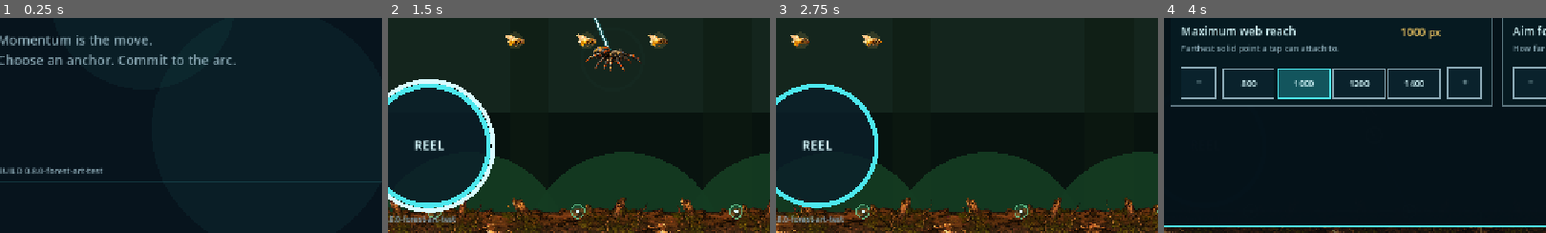
Above: before the commit, frames 1-4 (left to right).
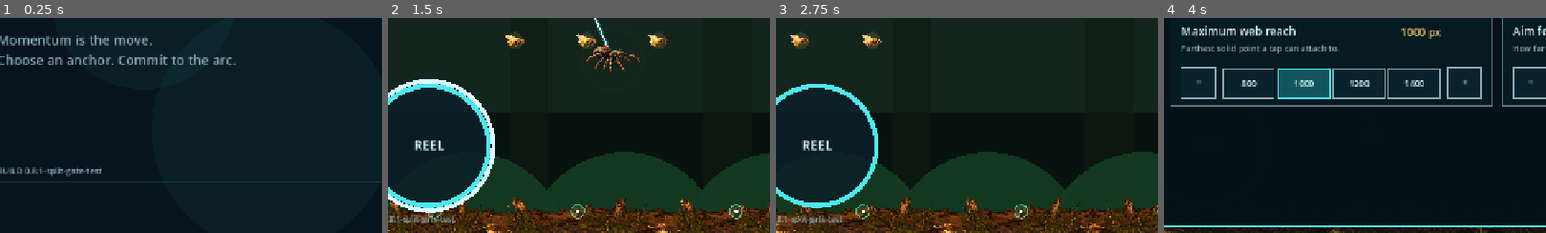
Above: after the commit, the same moments.

Repository: menno420/spider-swing
Game: Godot game, scene res://game/bootstrap/main.tscn
The game is run twice, just before and just after one commit, with the same random seed, the same clock (stepped at 60 frames per second) and the same inputs.
Inputs (mouse positions are % of the whole screen's width and height, from its top left):
- Up to frame 1 (0.25 s): no input
- Up to frame 2 (1.5 s): click "PLAY" at 0.5 s; click (12, 80) at 1.25 s
- Up to frame 3 (2.75 s): click (88, 80) at 2 s
- Up to frame 4 (4 s): click (94, 7) at 2.75 s; click (50, 50) at 3.5 s
The pictures show only the part of the screen within x 6-56%, y 50-100%; the shares and areas given below are measured in that part.

The runs differ from the first frame. In frame 1, 0.3% of the frame differs, in the area x 10-27%, y 69-74%; in frame 2, 0.3%, in the area x 2-18%, y 91-96%; in frame 3, 0.3%; in frame 4, less than 0.1%.

Commit message:
Make root gate route traversable

Diff:
--- a/game/application/course_stream.gd
+++ b/game/application/course_stream.gd
@@ -328,7 +328,7 @@
 				105.0 * _floating_obstacle_scale,
 				165.0 * _floating_obstacle_scale)
 		3:
-			_append_broken_pot_gate(result, start_x + 690.0, 370.0)
+			_append_split_root_gate(result, start_x + 690.0, 370.0)
 		4:
 			_append_vine_fork(
 				result, start_x + 650.0, floor_y,
@@ -347,7 +347,7 @@
 				result, start_x + 815.0, ceiling_y, true,
 				_floating_obstacle_scale)
 		_:
-			_append_broken_pot_gate(result, start_x + 700.0, 350.0)
+			_append_split_root_gate(result, start_x + 700.0, 350.0)
 
 
 func _append_creator_challenge(
@@ -373,7 +373,7 @@
 				235.0 * _floating_obstacle_scale,
 				195.0 * _floating_obstacle_scale)
 		&"gate":
-			_append_broken_pot_gate(result, start_x + 690.0, 370.0)
+			_append_split_root_gate(result, start_x + 690.0, 370.0)
 		_:
 			pass
 
@@ -540,44 +540,36 @@
 	]))
 
 
-func _append_broken_pot_gate(
+func _append_split_root_gate(
 	result: CourseGeometry,
 	center_x: float,
 	center_y: float,
 ) -> void:
 	var outer_x := 105.0 * _floating_obstacle_scale
 	var outer_y := 126.0 * _floating_obstacle_scale
-	var opening_x := 48.0 * _floating_obstacle_scale * _gate_opening_scale
+	var inner_x := 48.0 * _floating_obstacle_scale
 	var opening_y := 57.0 * _floating_obstacle_scale * _gate_opening_scale
 	var left := center_x - outer_x
 	var right := center_x + outer_x
 	var top := center_y - outer_y
 	var bottom := center_y + outer_y
-	var opening_left := center_x - opening_x
-	var opening_right := center_x + opening_x
+	var inner_left := center_x - inner_x
+	var inner_right := center_x + inner_x
 	var opening_top := center_y - opening_y
 	var opening_bottom := center_y + opening_y
+	# A side-scrolling route cannot enter a closed ring: its left or right wall
+	# must be crossed before the nominal centre hole is reachable. The gate is
+	# therefore authored as two disconnected arcs. The same opening_y value
+	# controls their collision edges and the fly route's real clearance.
 	result.obstacles.append(PackedVector2Array([
 		Vector2(left + 30.0, top),
 		Vector2(right - 24.0, top + 12.0),
-		Vector2(opening_right, opening_top),
-		Vector2(opening_left, opening_top),
+		Vector2(inner_right, opening_top),
+		Vector2(inner_left, opening_top),
 	]))
 	result.obstacles.append(PackedVector2Array([
-		Vector2(left, top + 38.0),
-		Vector2(opening_left, opening_top),
-		Vector2(opening_left, opening_bottom),
-		Vector2(left + 22.0, bottom - 20.0),
-	]))
-	result.obstacles.append(PackedVector2Array([
-		Vector2(opening_right, opening_top),
-		Vector2(right, top + 46.0),
-		Vector2(right - 16.0, bottom - 34.0),
-		Vector2(opening_right, opening_bottom),
-	]))
-	result.obstacles.append(PackedVector2Array([
-		Vector2(opening_left, opening_bottom),
-		Vector2(opening_right, opening_bottom),
+		Vector2(inner_left, opening_bottom),
+		Vector2(inner_right, opening_bottom),
 		Vector2(right - 32.0, bottom),
 		Vector2(left + 38.0, bottom - 10.0),
 	]))
--- a/game/domain/tuning_catalog.gd
+++ b/game/domain/tuning_catalog.gd
@@ -332,7 +332,7 @@
 		"id": &"gate_opening_size",
 		"category": CATEGORY_COURSE,
 		"label": "Gate opening size",
-		"help": "Extra clear space through the centre of broken-pot gates.",
+		"help": "Extra clear space between the upper and lower root-gate arcs.",
 		"format": &"percent",
 		"minimum": 0.80,
 		"maximum": 1.40,
--- a/game/presentation/scripts/art_asset_catalog.gd
+++ b/game/presentation/scripts/art_asset_catalog.gd
@@ -20,7 +20,7 @@
 	FOREST_HANGING_VINE:
 		"res://assets/runtime/forest-biome/hanging-thorn-vine.png",
 	FOREST_ROOT_GATE:
-		"res://assets/runtime/forest-biome/thorn-root-gate.png",
+		"res://assets/runtime/forest-biome/split-thorn-root-gate.png",
 	CLASSIC_SPIDER:
 		"res://assets/runtime/characters/classic-garden-spider.png",
 	GOLDEN_FLY:
--- a/game/presentation/scripts/front_end.gd
+++ b/game/presentation/scripts/front_end.gd
@@ -738,7 +738,7 @@
 		&"vine":
 			return "VINE FORK"
 		&"gate":
-			return "POT GATE"
+			return "SPLIT ROOT GATE"
 		_:
 			return "EMPTY"
 
--- a/game/presentation/scripts/swing_lab.gd
+++ b/game/presentation/scripts/swing_lab.gd
@@ -21,6 +21,8 @@
 const FOREST_BRANCH_HEIGHT := 122.0
 const FOREST_BRANCH_BASELINE := 94.0
 const FOREST_OBSTACLE_SHADOW := Color(0.055, 0.035, 0.018, 0.92)
+const FOREST_GATE_UPPER_SOURCE := Rect2(6.0, 3.0, 377.0, 186.0)
+const FOREST_GATE_LOWER_SOURCE := Rect2(2.0, 357.0, 373.0, 153.0)
 
 var _snapshot: SimulationSnapshot
 var _camera_x: float = 0.0
@@ -309,7 +311,7 @@
 	while obstacle_index < _snapshot.obstacles.size():
 		if _uses_forest_art() and _is_forest_gate_group(obstacle_index):
 			_draw_forest_gate(obstacle_index, size)
-			obstacle_index += 4
+			obstacle_index += 2
 			continue
 		var obstacle: PackedVector2Array = _snapshot.obstacles[obstacle_index]
 		var screen_obstacle := _polygon_to_screen(obstacle)
@@ -469,7 +471,7 @@
 func _draw_forest_gate(first_index: int, viewport_size: Vector2) -> void:
 	var union_bounds := Rect2()
 	var screen_polygons: Array[PackedVector2Array] = []
-	for offset in range(4):
+	for offset in range(2):
 		var polygon := _polygon_to_screen(
 			_snapshot.obstacles[first_index + offset],
 		)
@@ -483,7 +485,16 @@
 		draw_colored_polygon(polygon, FOREST_OBSTACLE_SHADOW)
 	var texture := _art_texture(ArtAssetCatalog.FOREST_ROOT_GATE)
 	if texture != null:
-		_draw_texture_fitted(texture, union_bounds.grow(5.0))
+		draw_texture_rect_region(
+			texture,
+			_polygon_bounds(screen_polygons[0]),
+			FOREST_GATE_UPPER_SOURCE,
+		)
+		draw_texture_rect_region(
+			texture,
+			_polygon_bounds(screen_polygons[1]),
+			FOREST_GATE_LOWER_SOURCE,
+		)
 	if _snapshot.debug_visible:
 		var color := _environment_theme()["lethal_edge"] as Color
 		for polygon: PackedVector2Array in screen_polygons:
@@ -491,22 +502,22 @@
 
 
 func _is_forest_gate_group(first_index: int) -> bool:
-	if first_index + 3 >= _snapshot.obstacles.size():
+	if first_index + 1 >= _snapshot.obstacles.size():
 		return false
-	var union_bounds := Rect2()
-	var horizontal_pieces := 0
-	for offset in range(4):
-		var polygon: PackedVector2Array = _snapshot.obstacles[
-			first_index + offset
-		]
-		if polygon.size() != 4:
-			return false
-		var bounds := _polygon_bounds(polygon)
-		union_bounds = bounds if offset == 0 else union_bounds.merge(bounds)
-		if bounds.size.x >= bounds.size.y:
-			horizontal_pieces += 1
-	return horizontal_pieces == 2 and \
-		union_bounds.size.x >= 140.0 and union_bounds.size.x <= 300.0 and \
+	var upper: PackedVector2Array = _snapshot.obstacles[first_index]
+	var lower: PackedVector2Array = _snapshot.obstacles[first_index + 1]
+	if upper.size() != 4 or lower.size() != 4:
+		return false
+	var upper_bounds := _polygon_bounds(upper)
+	var lower_bounds := _polygon_bounds(lower)
+	var union_bounds := upper_bounds.merge(lower_bounds)
+	return upper_bounds.size.x > upper_bounds.size.y and \
+		lower_bounds.size.x > lower_bounds.size.y and \
+		upper_bounds.get_center().y < lower_bounds.get_center().y and \
+		absf(
+			upper_bounds.get_center().x - lower_bounds.get_center().x,
+		) <= 8.0 and \
+		union_bounds.size.x >= 110.0 and union_bounds.size.x <= 240.0 and \
 		union_bounds.size.y >= 170.0 and union_bounds.size.y <= 330.0
 
 
--- a/project.godot
+++ b/project.godot
@@ -9,7 +9,7 @@
 
 config/name="Spider Swing"
 config/description="Android-first 2D physics swing game. \"Spider Swing\" is an internal codename, not an approved release name — see docs/product/name-status.md."
-config/version="0.8.0-forest-art-test"
+config/version="0.8.1-split-gate-test"
 run/main_scene="res://game/bootstrap/main.tscn"
 config/features=PackedStringArray("4.7", "GL Compatibility")
 
--- a/tests/test_runner.gd
+++ b/tests/test_runner.gd
@@ -4,9 +4,10 @@
 const MAIN_SCENE_PATH := "res://game/bootstrap/main.tscn"
 const EXPORT_PRESETS_PATH := "res://export_presets.cfg"
 const ANDROID_WORKFLOW_PATH := "res://.github/workflows/android-debug.yml"
-const BUILD_VERSION := "0.8.0-forest-art-test"
-const ANDROID_VERSION_CODE := 16
-const ANDROID_APP_NAME := "Spider Swing Forest Art (dev)"
+const BUILD_VERSION := "0.8.1-split-gate-test"
+const ANDROID_VERSION_CODE := 17
+const ANDROID_APP_NAME := "Spider Swing Split Gate (dev)"
+const EXPECTED_CHECK_COUNT := 77
 const REQUIRED_INPUT_ACTIONS := [
 	"web_action", "reel_in", "burst_action", "pause", "restart_run",
 	"toggle_debug"]
@@ -29,6 +30,13 @@
 	_check_mobile_hud_layout()
 	_check_front_end_flow()
 	print("")
+	if _failures.is_empty() and _passed != EXPECTED_CHECK_COUNT:
+		_fail(
+			"runner executed %d checks but the declared suite requires %d" % [
+				_passed,
+				EXPECTED_CHECK_COUNT,
+			],
+		)
 	if _failures.is_empty():
 		print("[test_runner] PASS — %d check(s) passed" % _passed)
 		quit(0)
--- a/tests/unit/phase0_physics_tests.gd
+++ b/tests/unit/phase0_physics_tests.gd
@@ -1049,37 +1049,49 @@
 static func _test_gate_fly_route_is_traversable(
 	failures: PackedStringArray,
 ) -> int:
-	var stream := CourseStream.new()
-	var pattern: Array[StringName] = [&"gate"]
-	stream.reset(10000.0, 0.94, 0.90, 1.12, pattern)
-	var geometry := stream.update_for_position(1300.0)
 	var gate_center := Vector2(CourseStream.CHUNK_WIDTH + 690.0, 370.0)
 	var classic := SwingConfig.from_preset(SwingConfig.PRESET_BALANCED)
 	var route_radius := classic.player_collision_radius + 8.0
-	var found_gate_piece := false
-	for sample_index in range(61):
-		var sample_x := lerpf(
-			gate_center.x - 150.0,
-			gate_center.x + 150.0,
-			float(sample_index) / 60.0,
-		)
-		var route_sample := Vector2(sample_x, gate_center.y)
-		for obstacle: PackedVector2Array in geometry.obstacles:
-			var obstacle_bounds := SolidGeometry.bounds(obstacle)
-			if absf(obstacle_bounds.get_center().x - gate_center.x) > 130.0:
-				continue
-			found_gate_piece = true
-			if SolidGeometry.circle_intersects_polygon(
-				route_sample,
-				route_radius,
-				obstacle,
-			):
-				failures.append(
-					"gate fly route is not traversable by a Classic-sized spider")
-				return 0
-	if not found_gate_piece:
-		failures.append("gate route fixture produced no gate collision pieces")
-		return 0
+	for opening_scale in [0.80, 1.12, 1.40]:
+		var stream := CourseStream.new()
+		var pattern: Array[StringName] = [&"gate"]
+		stream.reset(10000.0, 0.94, 0.90, opening_scale, pattern)
+		var geometry := stream.update_for_position(1300.0)
+		var found_gate_piece := false
+		for sample_index in range(61):
+			var sample_x := lerpf(
+				gate_center.x - 150.0,
+				gate_center.x + 150.0,
+				float(sample_index) / 60.0,
+			)
+			var route_sample := Vector2(sample_x, gate_center.y)
+			for boundary: PackedVector2Array in geometry.boundary_surfaces:
+				if SolidGeometry.circle_intersects_polygon(
+					route_sample,
+					route_radius,
+					boundary,
+				):
+					failures.append(
+						"gate fly route meets a course boundary at %.0f%%" %
+						(opening_scale * 100.0))
+					return 0
+			for obstacle: PackedVector2Array in geometry.obstacles:
+				var obstacle_bounds := SolidGeometry.bounds(obstacle)
+				if absf(obstacle_bounds.get_center().x - gate_center.x) > 130.0:
+					continue
+				found_gate_piece = true
+				if SolidGeometry.circle_intersects_polygon(
+					route_sample,
+					route_radius,
+					obstacle,
+				):
+					failures.append(
+						"gate fly route blocks a Classic-sized spider at %.0f%%" %
+						(opening_scale * 100.0))
+					return 0
+		if not found_gate_piece:
+			failures.append("gate route fixture produced no gate collision pieces")
+			return 0
 	return 1
 
 
Binary file added: assets/runtime/forest-biome/split-thorn-root-gate.png
Not shown, changed: assets/runtime/forest-biome/split-thorn-root-gate.png.import
Binary file removed: assets/runtime/forest-biome/thorn-root-gate.png
Not shown, changed: export_presets.cfg
Not shown, changed: .github/workflows/android-debug.yml
Not shown, changed: README.md
Not shown, changed: assets/runtime/forest-biome/README.md
Not shown, changed: assets/source/forest-biome/README.md
Not shown, changed: docs/current-state.md
Not shown, changed: docs/decisions.md
Not shown, changed: docs/technical/phase-0-swing-laboratory.md
Not shown, changed: docs/technical/testing.md
(and 1 more such lines)
